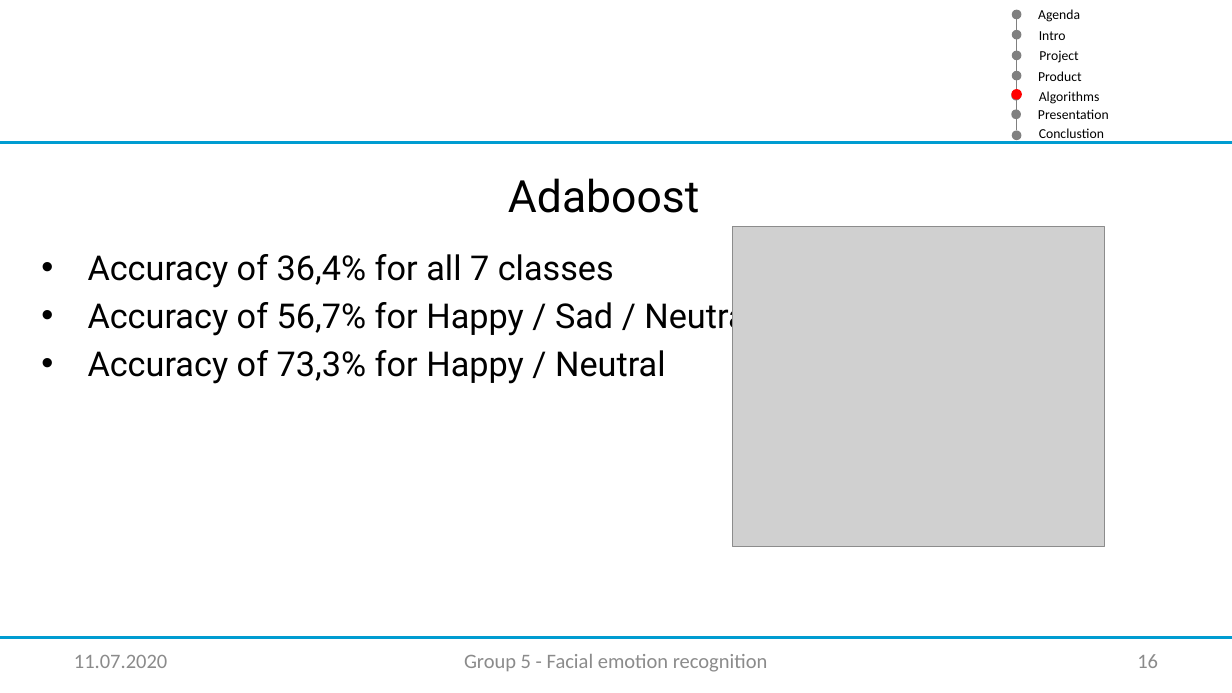
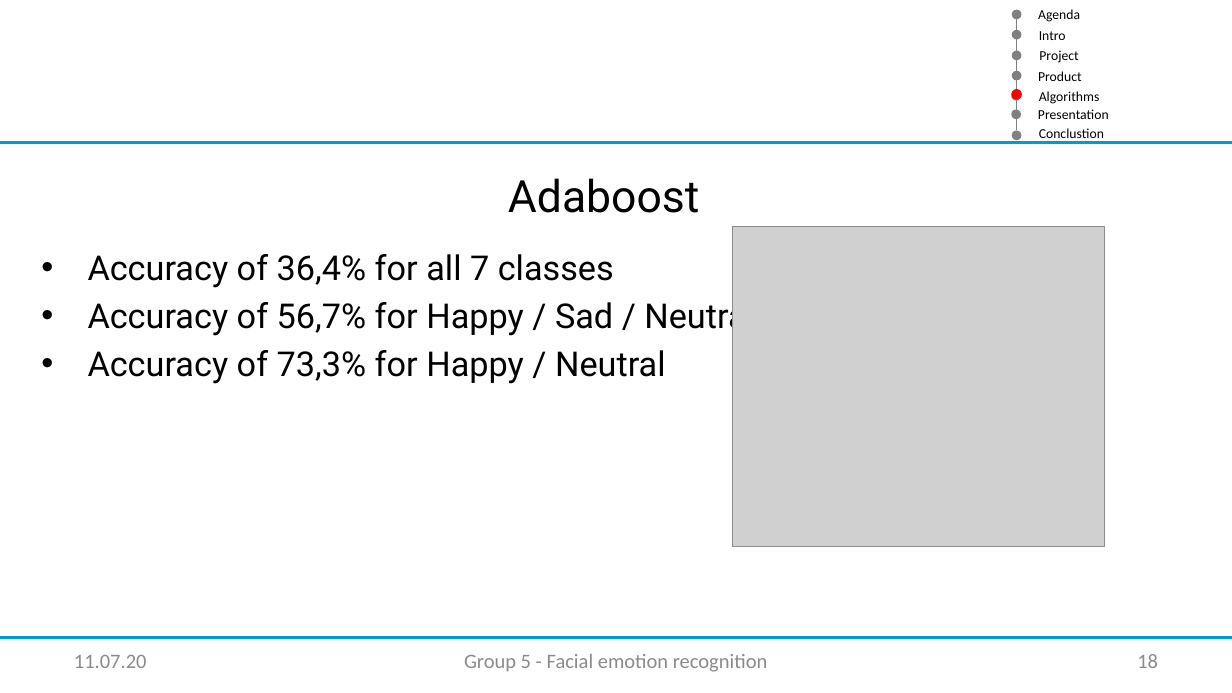
Before and after one commit to XamLe/facial_emotion, a slide deck: slide 18 of Documentation/Master Vortrag ML_group5_v01.pptx (slide 16 before the commit). Drawn at 1232x693 pixels with LibreOffice and Linux fonts; fonts in the diff are those of the drawing; grey boxes stand for pictures; background and template pictures are left out. Boxes give left, top, right and bottom in pixels: in the first picture for what was removed or moved away, otherwise in the second. Text is boxed around its words. In the diff, an @@ line names an element or a change of style, - is before the commit and + after.

```diff
--- a/Documentation/Master Vortrag ML_group5_v01.pptx
+++ b/Documentation/Master Vortrag ML_group5_v01.pptx
@@ text at (74,655,147,668): text changed @@
-11.07.2020
+11.07.20
@@ page number at (1137,654,1158,668): text changed @@
-16
+18
```
Also in this commit, not shown: 20 other slides changed, 1 slide added, 1 other file.
